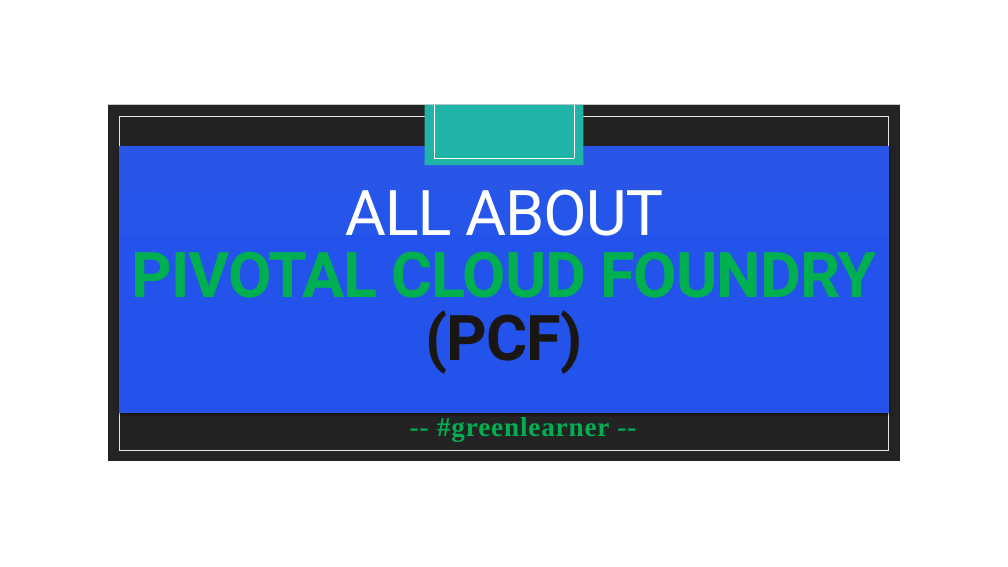
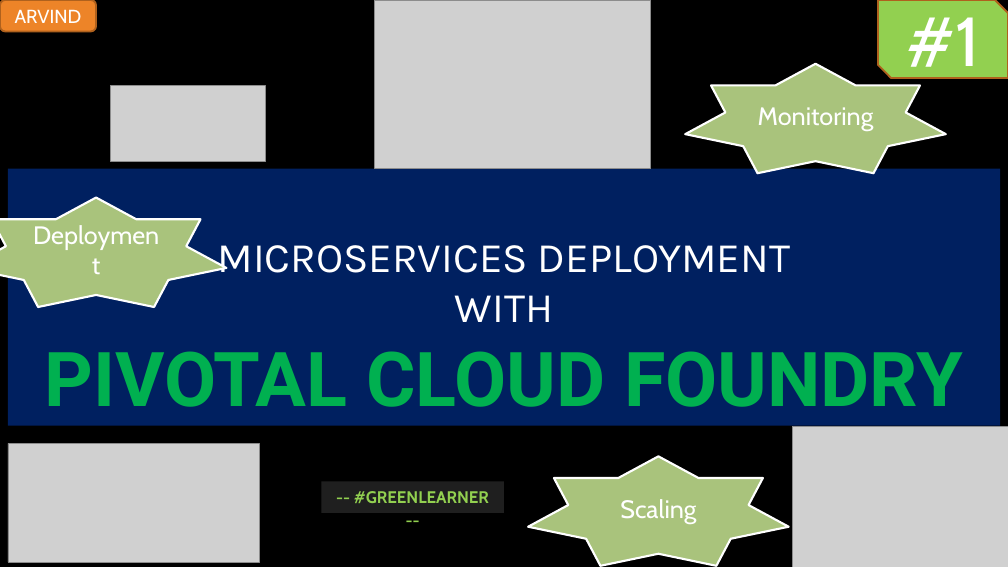
Before and after one commit to frontcutdown/PivotalCloudFoundry, a slide deck: slide 1 of PCF.pptx. Drawn at 1008x567 pixels with LibreOffice and Linux fonts; fonts in the diff are those of the drawing; grey boxes stand for pictures; background and template pictures are left out. Boxes give left, top, right and bottom in pixels: in the first picture for what was removed or moved away, otherwise in the second. Text is boxed around its words. In the diff, an @@ line names an element or a change of style, - is before the commit and + after.

```diff
--- a/PCF.pptx
+++ b/PCF.pptx
@@ rectangle: place and size @@
-rectangle at [108,105,900,461]
+rectangle at [0,0,1008,567]
@@ rectangle at [0,0,1008,567]: fill #262626 at 93% opacity to #000000 @@
@@ rectangle removed at [0,0,1008,567] @@
@@ rounded rectangle added at [0,0,96,32], fill #ED8428, outline #AF621E 1.75 pt, 18 pt, text #FFFFFF @@
+ARVIND
@@ picture added at [375,1,651,169] @@
@@ snip diag rect added at [878,0,1008,78], fill #92D050, outline #AF621E 1.75 pt, 66 pt, text #FFFFFF @@
+#1
@@ picture added at [110,86,265,162] @@
@@ star added at [685,64,946,173], fill #A9C37C, outline #FFFFFF 2 pt, 24 pt, text #FFFFFF @@
+Monitoring
@@ rectangle removed at [108,105,900,461] @@
@@ rectangle removed at [119,116,889,450] @@
@@ rectangle removed at [119,116,889,450] @@
@@ rectangle removed at [425,105,584,166] @@
@@ line removed from (434, 105) to (434, 156) @@
@@ line removed from (434, 105) to (434, 158) @@
@@ line removed from (574, 105) to (574, 156) @@
@@ line removed from (574, 105) to (574, 158) @@
@@ title "MICROSERVICES DEPLOYMENT WITH PIVOTAL CLOUD ...": place and size @@
-title "MICROSERVICES DEPLOYMENT WITH PIVOTAL CLOUD ..." at [119,147,889,412]
+title "MICROSERVICES DEPLOYMENT WITH PIVOTAL CLOUD ..." at [8,169,1000,426]
@@ title "MICROSERVICES DEPLOYMENT WITH PIVOTAL CLOUD ..." at [8,169,1000,426]: vertical alignment middle to bottom; fill gradient #2956E7 to #2453EB to #2453EA to #002060; outline #2956E7 0.5 pt to none; shadow off @@
@@ line removed from (434, 158) to (574, 158) @@
@@ star added at [0,197,227,307], fill #A9C37C, outline #FFFFFF 2 pt, 24 pt, text #FFFFFF @@
+Deployment
@@ title at [44,245,963,407]: text changed; size 60 to 40 pt; font Roboto to Karla; text colour #00B050 to #FFFFFF; bold off @@
-ALL ABOUT
-PIVOTAL CLOUD FOUNDRY
-(PCF)
+MICROSERVICES DEPLOYMENT
+WITH
+PIVOTAL CLOUD FOUNDRY
@@ picture added at [8,443,259,562] @@
@@ picture added at [792,427,1008,567] @@
@@ star added at [529,457,789,566], fill #A9C37C, outline #FFFFFF 2 pt, 24 pt, text #FFFFFF @@
+Scaling
@@ subtitle "-- #GREENLEARNER --": place and size @@
-subtitle "-- #GREENLEARNER --" at [437,417,609,441]
+subtitle "-- #GREENLEARNER --" at [321,482,504,513]
@@ subtitle "-- #GREENLEARNER --" at [321,482,504,513]: fill none to #1E1E1E @@
@@ subtitle at [354,491,489,503]: text changed; size 25.9 to 16 pt; font Times New Roman to Cabin; text colour #00B050 to #92D050 @@
--- #greenlearner --
+-- #GREENLEARNER --
```
Also in this commit, not shown: 22 slides added, 1 slide removed, 10 other files.
